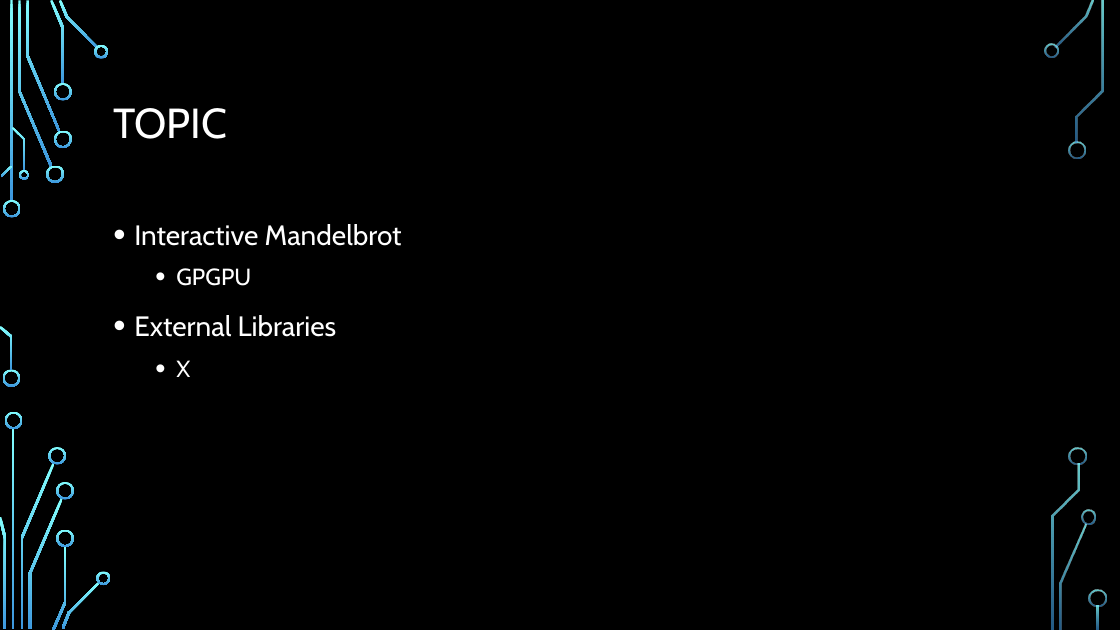
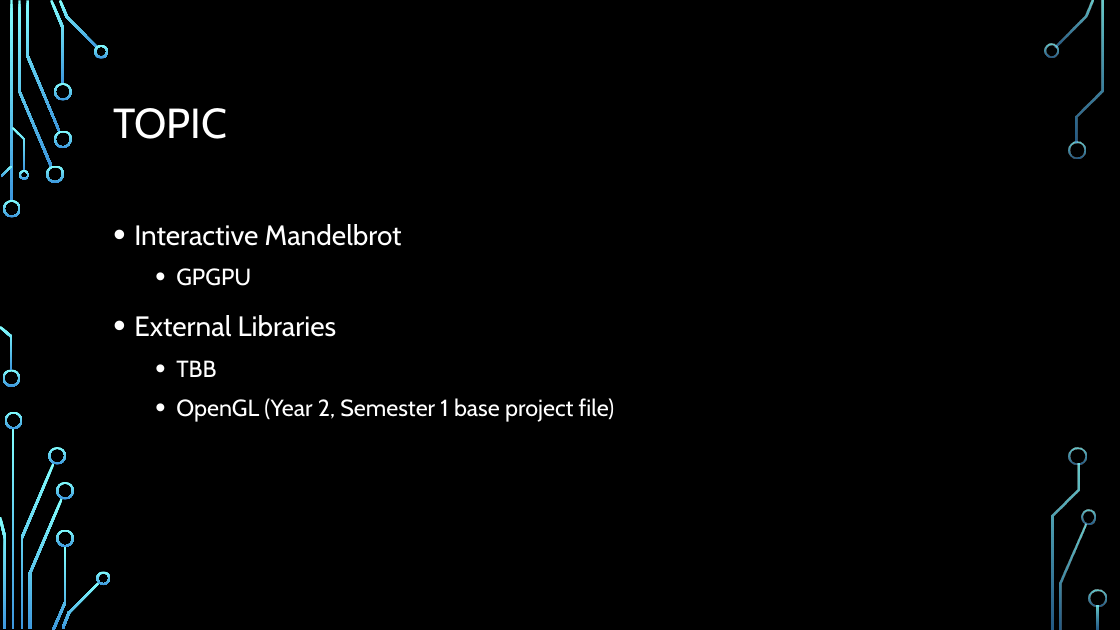
Before and after one commit to Shorte240/DSaA-Submission, a slide deck: slide 2 of CMP202 Assessment.pptx. Drawn at 1120x630 pixels with LibreOffice and Linux fonts; fonts in the diff are those of the drawing; background and template pictures are left out. Boxes give left, top, right and bottom in pixels: in the first picture for what was removed or moved away, otherwise in the second. Text is boxed around its words. In the diff, an @@ line names an element or a change of style, - is before the commit and + after.

```diff
--- a/CMP202 Assessment.pptx
+++ b/CMP202 Assessment.pptx
@@ text at (176,360,615,422): text changed @@
-  • X
+  • TBB
+  • OpenGL (Year 2, Semester 1 base project file)
```
Also in this commit, not shown: 6 other slides changed, 2 other files.
